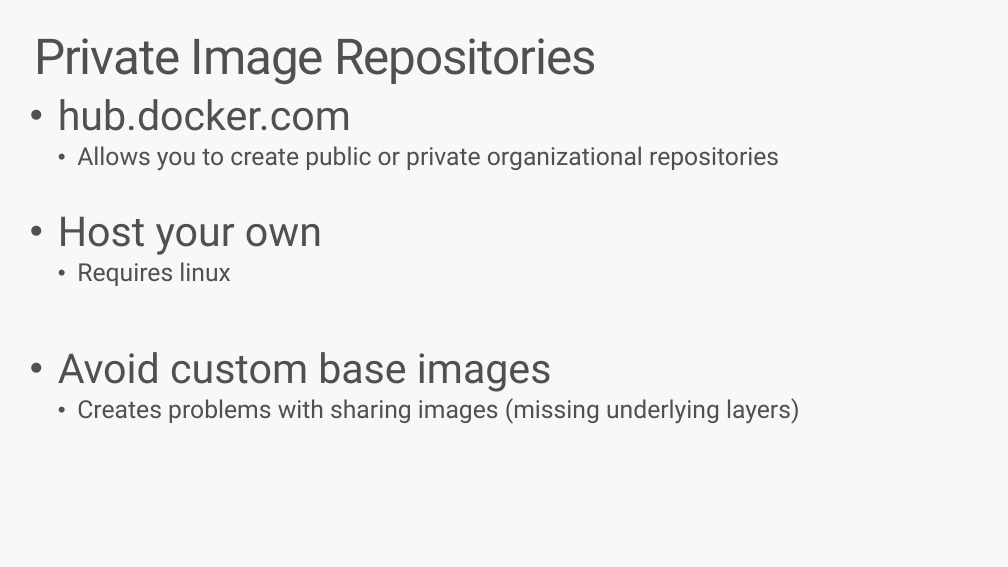
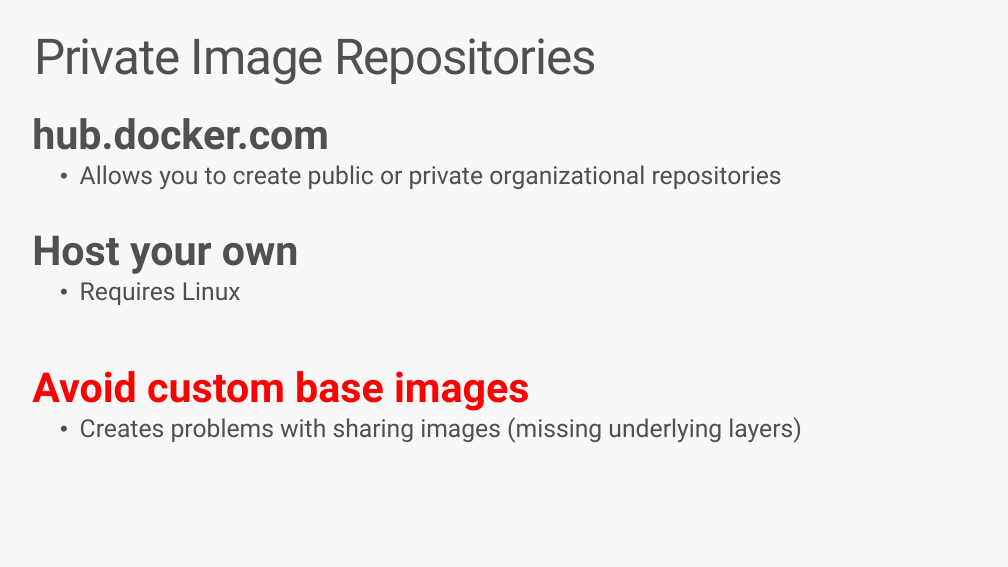
Before and after one commit to brentstineman/PersonalStuff, a slide deck: slide 22 of Presentations/ContainersForWindowsDevs.pptx. Drawn at 1008x567 pixels with LibreOffice and Linux fonts; fonts in the diff are those of the drawing. Boxes give left, top, right and bottom in pixels: in the first picture for what was removed or moved away, otherwise in the second. Text is boxed around its words. In the diff, an @@ line names an element or a change of style, - is before the commit and + after.

```diff
--- a/Presentations/ContainersForWindowsDevs.pptx
+++ b/Presentations/ContainersForWindowsDevs.pptx
@@ text "hub.docker.com" moved from (x1=58, y1=99, x2=800, y2=424) to (x1=32, y1=118, x2=802, y2=443) @@
@@ text at (x1=32, y1=118, x2=529, y2=411): bold on in "hub.docker.com", "Host your own", "Avoid custom base images"; text colour #505050 to #FF0000 in "Avoid custom base images"; bullet • to none @@
@@ text at (x1=80, y1=282, x2=241, y2=305): text changed @@
-  • Requires linux
+  • Requires Linux
```
Also in this commit, not shown: 12 other slides changed, 1 slide added, 1 slide removed, 1 other file.
